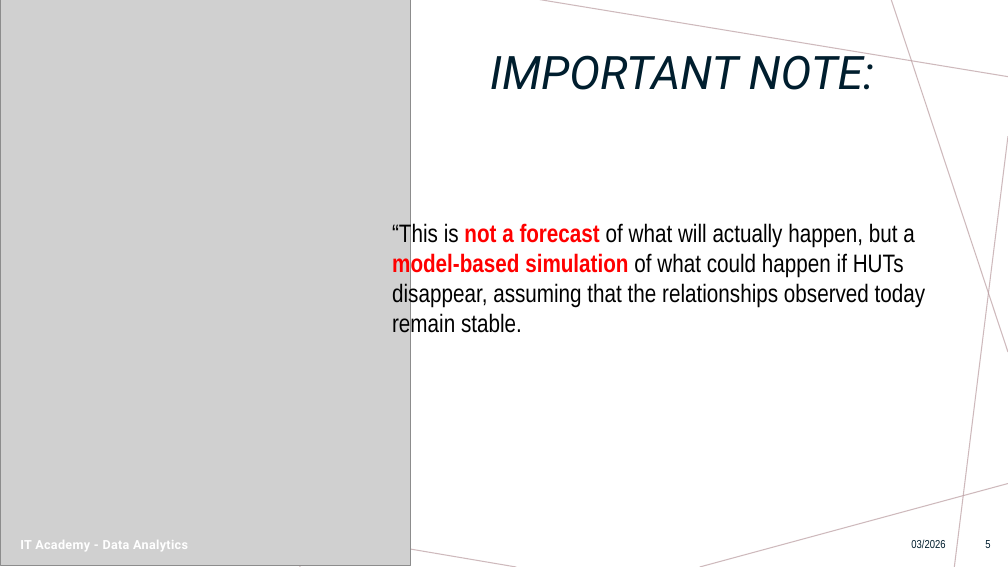
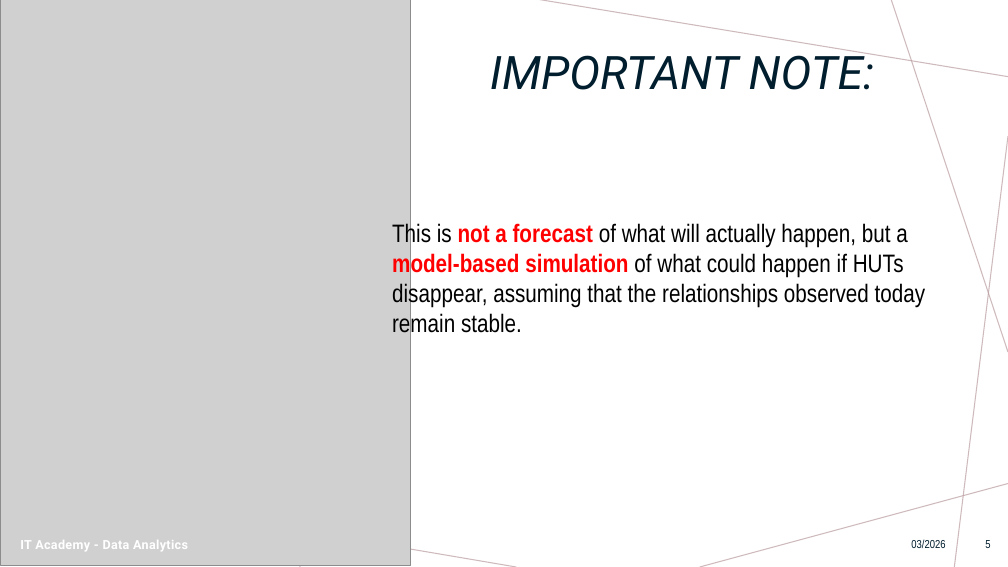
Before and after one commit to Ana-Dionisio/Data_Analytics, a slide deck: slide 5 of Sprint 13/Final_Project_Presentation.pptx. Drawn at 1008x567 pixels with LibreOffice and Linux fonts; fonts in the diff are those of the drawing; grey boxes stand for pictures. Boxes give left, top, right and bottom in pixels: in the first picture for what was removed or moved away, otherwise in the second. Text is boxed around its words. In the diff, an @@ line names an element or a change of style, - is before the commit and + after.

```diff
--- a/Sprint 13/Final_Project_Presentation.pptx
+++ b/Sprint 13/Final_Project_Presentation.pptx
@@ text at [392,221,926,339]: text changed @@
-“This is not a forecast of what will actually happen, but a model‑based simulation of what could happen if HUTs disappear, assuming that the relationships observed today remain stable.
+This is not a forecast of what will actually happen, but a model‑based simulation of what could happen if HUTs disappear, assuming that the relationships observed today remain stable.
```
Also in this commit, not shown: 1 other slide changed, 3 other files.
